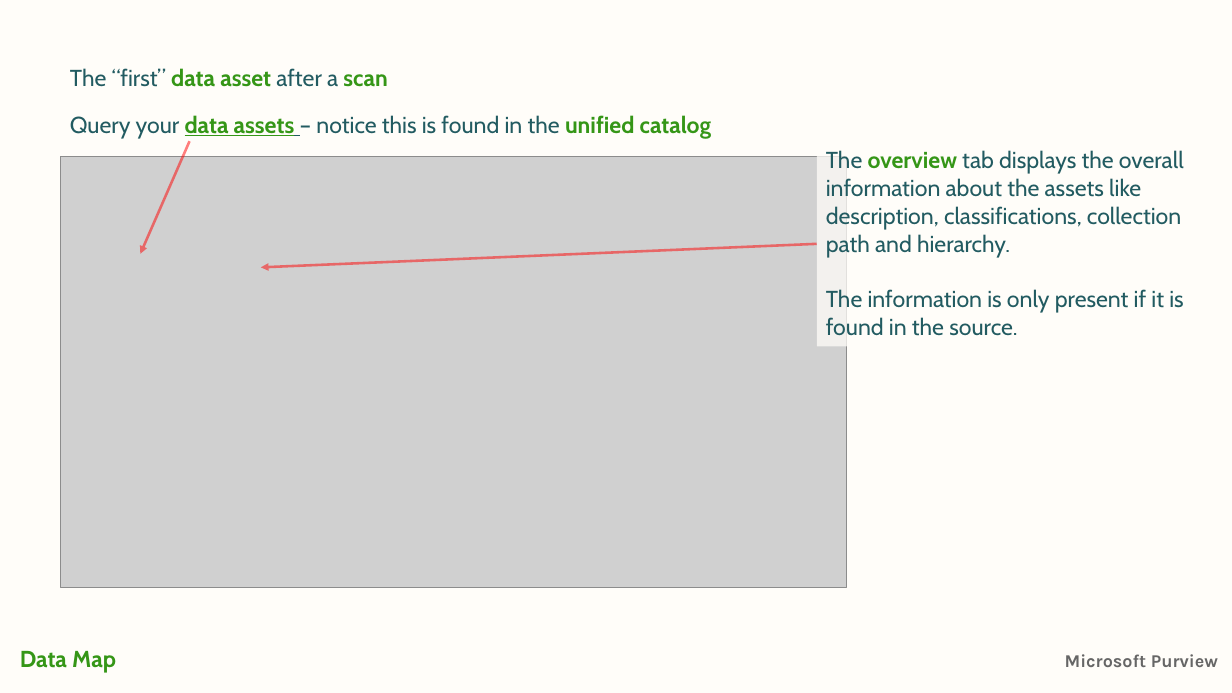
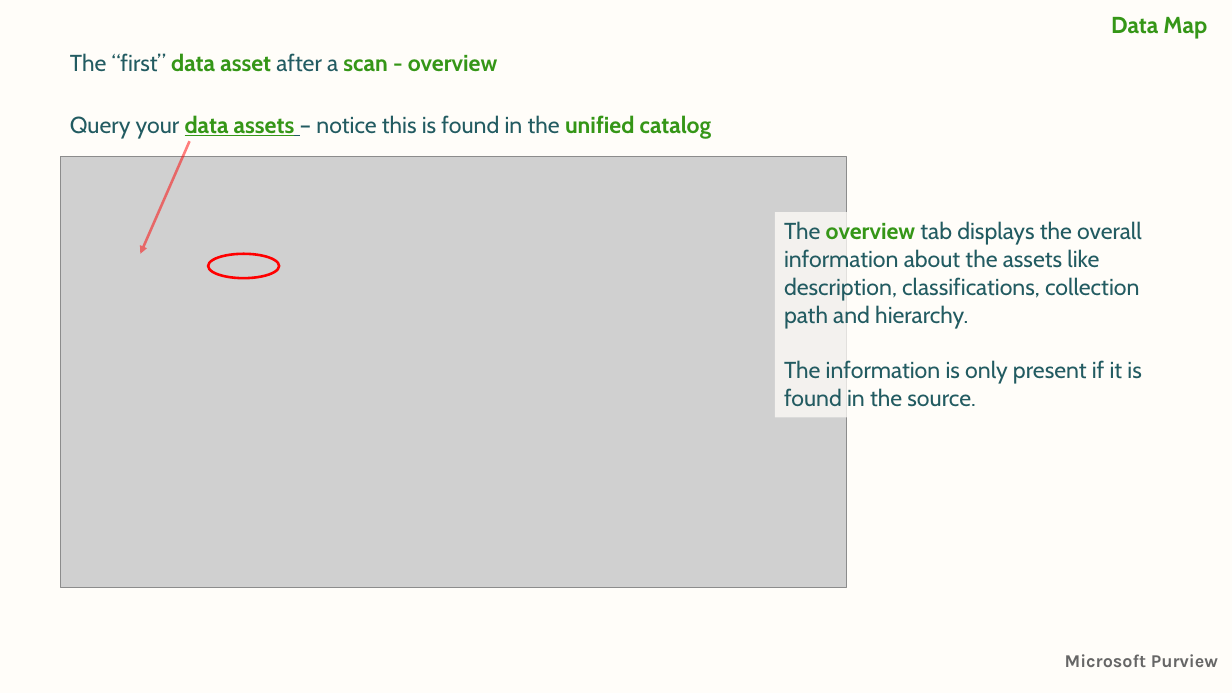
Before and after one commit to jcordtz/microsoft-purview-stuff, a slide deck: slide 12 of Presentations/2-Getting Started/Purview-2-datamap.pptx (slide 11 before the commit). Drawn at 1232x693 pixels with LibreOffice and Linux fonts; fonts in the diff are those of the drawing; grey boxes stand for pictures; background and template pictures are left out. Boxes give left, top, right and bottom in pixels: in the first picture for what was removed or moved away, otherwise in the second. Text is boxed around its words. In the diff, an @@ line names an element or a change of style, - is before the commit and + after.

```diff
--- a/Presentations/2-Getting Started/Purview-2-datamap.pptx
+++ b/Presentations/2-Getting Started/Purview-2-datamap.pptx
@@ text added at <box>1111,17,1207,39</box>, 18 pt, text #359617, bold @@
+Data Map
@@ text at <box>70,53,497,72</box>: text changed; text colour #225B61 to #359617; bold on @@
-The “first” data asset after a scan
+The “first” data asset after a scan - overview
@@ text "The overview tab displays the ...": place and size @@
-text "The overview tab displays the ..." at <box>826,150,1184,336</box>
+text "The overview tab displays the ..." at <box>784,221,1142,407</box>
@@ ellipse added at <box>208,254,279,278</box>, outline #FF0000 2 pt @@
@@ arrow removed from (817, 244) to (261, 267) @@
@@ text removed at <box>20,651,116,673</box> @@
-Data Map
```
Also in this commit, not shown: 53 other slides changed, 1 slide added, 7 other files.
